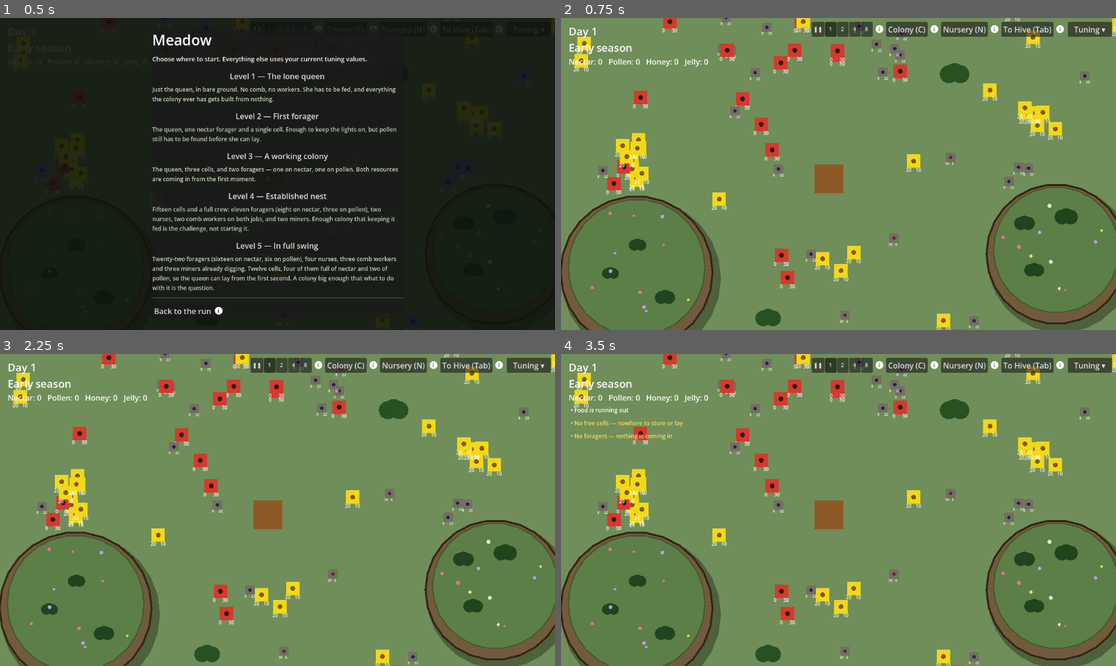
Above: before the commit, frames 1-4 (two rows, left to right).
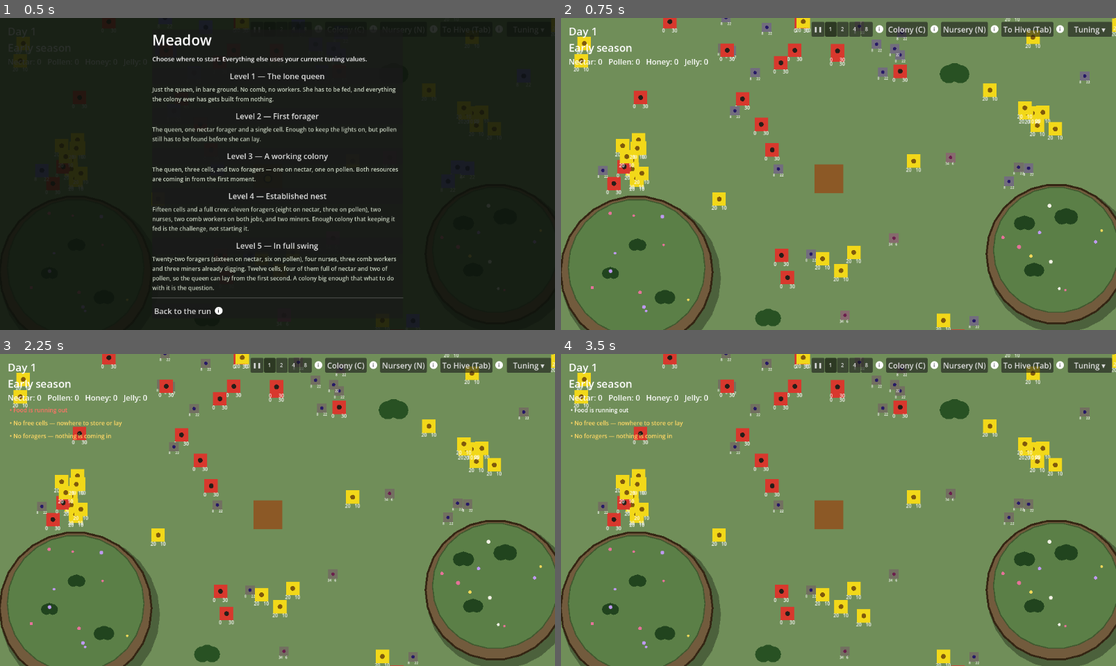
Above: after the commit, the same moments.

Repository: wonderburg7/meadow
Game: Godot game, scene res://scenes/Main.tscn
Same seed, same stepped clock (60 frames per second), same inputs: the game is played once before the commit and once after it.
Inputs:
- Up to frame 1 (0.5 s): no input
- Up to frame 2 (0.75 s): click "Level 1 — The lone queen" at 0.5 s
- Up to frame 3 (2.25 s): click "❚❚" at 1.25 s; click "1" at 2 s
- Up to frame 4 (3.5 s): click "• Food is running out" at 2.75 s

Frame 1 is identical in both runs. In frame 2, 0.6% of the frame differs, in the area x 6-96%, y 0-99%; in frame 3, 0.4%; in frame 4, 0.1%.
Error before the commit: Invalid access to property or key 'zoom' on a base object of type 'Nil'. (res://scripts/main.gd:397)
Error after the commit: Invalid access to property or key 'zoom' on a base object of type 'Nil'. (res://scripts/main.gd:402)

Commit message:
Draw six times a second, not sixty; add a frame rate readout
The intermittent choppiness was two separate things, and neither was in
the bees. It looked like the bees because they are the only moving part.

Every cell and every flower was redrawing itself every frame.
hive_cell.gd's _refresh rebuilds the cell's hexagon polygon, its outline
points and its label text, and it ran unconditionally from _process --
so a hive of a few hundred cells did a few hundred polygon rebuilds a
frame to draw a picture that changes about as fast as a person can read
it. flower.gd was reformatting two amount labels for each of 250
flowers, which is thirty thousand throwaway strings a second, and
computing season_strength twice per flower per frame. Both now redraw
six times a second with a random stagger, and not at all when their root
is hidden -- which means no comb drawing at all while you are out in the
meadow watching foragers. The simulation above is untouched: brood
develops, honey ripens and flowers recharge every frame regardless of
whether anyone is looking.

This is also why it got worse as a colony grew, and why it hit all the
bees at once: it was never per-bee.

Three whole-colony sweeps were landing on the same frame. main.gd's
signal refresh, season.gd's disease tick and rival_hive.gd's colony tick
all run once a second, and all started their timers at zero, so they
aligned. Each walks every bee or every cell. Together on one frame that
is a hitch; spread across the second it is nothing. They now start at a
random phase, as do the history and rate samplers.

Frame rate readout, since none of the above should be taken on trust.
Tuning panel, Interface section, starred like the colony window's stats
and appearing in the same top-right corner. Three numbers: the average,
the last frame in milliseconds, and the worst frame in the last half
second. The third is the one that matters -- a run averaging 60 with one
frame in twenty at 50ms feels choppy while the average looks fine, which
is exactly the failure this game has had twice now. Measured off the
wall clock, because the speed controls scale delta and pausing stops it.

source_checks gains is_visible_in_tree to its known built-ins; it was a
false positive, not a real undefined call.

Verified: source_checks clean over 28 scripts, balance_tests 12/12.

Diff:
--- a/scripts/debug_panel.gd
+++ b/scripts/debug_panel.gd
@@ -639,6 +639,11 @@
 		"tip": "How many in-game days a mark stays where a bee died, fading as it goes. A cluster of them out at the edge of the meadow tells you bees are running out of energy trying to work a patch that is too far away.",
 	},
 	{
+		"key": "fps", "label": "Frame rate", "star": true,
+		"category": "Interface",
+		"tip": "Show the frame rate in the top-right corner, alongside whatever else you have starred. Three numbers: the average, how long the last frame took in milliseconds, and the longest frame in the last second. The last one is the one that matters for smoothness -- a run that averages 60 but spikes to 50ms every so often will feel choppy, and only the worst-frame figure shows it.",
+	},
+	{
 		"key": "show_info_badges", "label": "Show info icons", "toggle": true,
 		"category": "Interface",
 		"tip": "Show the small round 'i' buttons next to controls. Turn them off once you know what everything does and the panels get a lot quieter. Takes effect immediately.",
@@ -723,6 +728,13 @@
 	for entry in TUNABLES:
 		if entry.get("category", "") != category:
 			continue
+		# star rows aren't settings at all -- they toggle whether
+		# something appears in the corner, which lives in
+		# Session.pinned_stats rather than in GameConfig or Session
+		# directly, so the guard below doesn't apply to them
+		if entry.get("star", false):
+			found.append(entry)
+			continue
 		# guard against a renamed setting leaving a dead row behind --
 		# that used to crash the panel on startup with a confusing error
 		if setting_get(entry.key) == null:
@@ -753,7 +765,9 @@
 	wrapper.add_child(body)
 
 	for entry in entries:
-		if entry.get("toggle", false):
+		if entry.get("star", false):
+			body.add_child(_make_star_row(entry))
+		elif entry.get("toggle", false):
 			body.add_child(_make_toggle_row(entry))
 		else:
 			body.add_child(_make_row(entry))
@@ -928,6 +942,44 @@
 	row.add_child(UI.info_badge(entry.tip))
 	return row
 
+## A row whose control is the same ★ / ☆ toggle the colony window uses,
+## pinning something into the corner readout rather than changing a
+## number. Kept identical to that one on purpose: a star means the same
+## thing wherever the player meets it.
+func _make_star_row(entry: Dictionary) -> Control:
+	var row := HBoxContainer.new()
+	row.add_theme_constant_override("separation", 3)
+
+	var key: String = entry.key
+	var star := Button.new()
+	star.toggle_mode = true
+	star.flat = true
+	star.focus_mode = Control.FOCUS_NONE
+	star.button_pressed = Session.pinned_stats.has(key)
+	star.text = "★" if star.button_pressed else "☆"
+	star.add_theme_font_size_override("font_size", 13)
+	star.tooltip_text = "Show this in the top-right corner."
+	star.toggled.connect(func(pressed: bool):
+		if pressed and not Session.pinned_stats.has(key):
+			Session.pinned_stats.append(key)
+		elif not pressed:
+			Session.pinned_stats.erase(key)
+		star.text = "★" if pressed else "☆"
+		# The corner has to be told: no number changed, so nothing else
+		# would prompt it to redraw.
+		for hud in get_tree().get_nodes_in_group("huds"):
+			if is_instance_valid(hud) and hud.has_method("pinned_stats_changed"):
+				hud.pinned_stats_changed()
+	)
+	row.add_child(star)
+
+	var label := Label.new()
+	label.text = entry.label
+	label.add_theme_font_size_override("font_size", 11)
+	row.add_child(label)
+	row.add_child(UI.info_badge(entry.tip))
+	return row
+
 func _adjust(entry: Dictionary, delta: float) -> void:
 	var new_value: float = setting_get(entry.key) + delta
 	new_value = max(new_value, entry.min)
--- a/scripts/flower.gd
+++ b/scripts/flower.gd
@@ -178,6 +178,13 @@
 			return i
 	return 0
 
+## As hive_cell.gd, and for the same reason: there are 250 of these and
+## the two amount labels were being reformatted sixty times a second
+## each, which is thirty thousand throwaway strings a second to show
+## numbers that tick over once or twice.
+const PRESENTATION_PER_SECOND := 6.0
+var presentation_timer: float = 0.0
+
 func _process(delta: float) -> void:
 	# Out of season a plant produces nothing; at the edges of its window
 	# it produces a little. The plant stays where it is either way --
@@ -197,7 +204,18 @@
 		queue_free()
 		return
 
-	_update_fade()
+	# Everything above runs every frame: a flower recharges and ages at
+	# the same rate whether it is on screen or not. Only the drawing
+	# below is throttled.
+	if not is_visible_in_tree():
+		return
+	presentation_timer -= delta
+	if presentation_timer > 0.0:
+		return
+	presentation_timer = (1.0 / PRESENTATION_PER_SECOND) * randf_range(0.85, 1.15)
+	# `strength` is passed in rather than asked for again -- it was being
+	# computed twice per flower per frame.
+	_update_fade(strength)
 	_update_labels()
 
 ## Where we are in the year, 0 to 1. Winter is not part of the season:
@@ -294,13 +312,13 @@
 ## because `modulate` cascades to child nodes and was dragging the
 ## amount labels down to 35% alpha exactly when you most want to read
 ## them (a nearly empty flower).
-func _update_fade() -> void:
+func _update_fade(strength: float) -> void:
 	var fullness: float = (nectar_amount + pollen_amount) / max(0.001, nectar_capacity + pollen_capacity)
 	color.a = lerp(0.35, 1.0, fullness)
 	# Out of season a plant is drawn greyed and small, so a patch that has
 	# gone over is obvious from the air rather than something you only
 	# discover by sending foragers to it.
-	if season_strength() <= 0.0:
+	if strength <= 0.0:
 		color = color.lerp(Color(0.45, 0.44, 0.38, color.a), 0.75)
 		scale = Vector2(0.7, 0.7)
 	else:
--- a/scripts/hive_cell.gd
+++ b/scripts/hive_cell.gd
@@ -296,6 +296,23 @@
 		line.add_point(p)
 	line.add_point(pts[0])   # close the loop
 
+## How often a cell redraws itself. Six times a second, not sixty.
+##
+## _refresh rebuilds this cell's hexagon polygon, its outline points and
+## its label text. That was running for every cell every frame, so a
+## grown hive was doing several hundred polygon rebuilds a frame to draw
+## a picture that changes about as fast as a person can read it. It is
+## also the reason the choppiness got worse as a colony grew.
+##
+## Presentation only, and skipped entirely when the comb is not on
+## screen. Everything above this line -- brood developing, honey
+## ripening, the fanned and tended flags the workers re-assert -- runs
+## every frame regardless of whether anyone is looking, which is the
+## rule this project keeps: culling may skip presentation, never
+## simulation.
+const REFRESHES_PER_SECOND := 6.0
+var refresh_timer: float = 0.0
+
 func _process(delta: float) -> void:
 	if content_type == "brood":
 		_develop_brood(delta)
@@ -303,6 +320,18 @@
 		if being_fanned:
 			ripen_progress = min(ripen_progress + delta, GameConfig.honey_ripen_time)
 		being_fanned = false   # honey makers re-assert this each frame
+
+	# `is_visible_in_tree` covers the view switch for free: main.gd hides
+	# whichever root is not being looked at, so this is false for every
+	# cell in the hive while the player is out in the meadow.
+	if not is_visible_in_tree():
+		return
+	refresh_timer -= delta
+	if refresh_timer > 0.0:
+		return
+	# Staggered, so a hive's worth of cells doesn't all redraw on the
+	# same frame and produce the hitch this was meant to remove.
+	refresh_timer = (1.0 / REFRESHES_PER_SECOND) * randf_range(0.85, 1.15)
 	_refresh()
 
 ## A larva burns through whatever its last feed bought it and then simply
--- a/scripts/hud.gd
+++ b/scripts/hud.gd
@@ -149,7 +149,7 @@
 var corner_column: VBoxContainer
 var corner_texts: Dictionary = {
 	"day": "", "stores": "", "population": "", "comb": "",
-	"energy": "", "rates": "", "winter": "",
+	"energy": "", "rates": "", "winter": "", "fps": "",
 	"nursery_zone": "", "nursery_mix": "", "nursery_output": "",
 }
 ## Order the starred readouts appear in. Covers both the colony window's
@@ -157,11 +157,13 @@
 ## corner and the order they appear in shouldn't depend on which window
 ## the player happened to star them from.
 const CORNER_ORDER := [
+	"fps",
 	"day", "winter", "stores", "population", "comb", "energy", "rates",
 	"nursery_zone", "nursery_mix", "nursery_output",
 ]
 ## Font size per readout -- the day is the headline, the rest is detail.
 const CORNER_SIZES := {
+	"fps": 12,
 	"day": 22, "winter": 15, "stores": 16, "population": 13, "comb": 12,
 	"energy": 13, "rates": 12,
 	"nursery_zone": 12, "nursery_mix": 12, "nursery_output": 12,
@@ -223,6 +225,10 @@
 func _ready() -> void:
 	process_mode = PROCESS_MODE_ALWAYS
 	layer = 9
+	# So the tuning panel can find the corner readout to refresh it when
+	# a star is toggled, without either script holding a reference to the
+	# other.
+	add_to_group("huds")
 
 	# The controls used to be printed here permanently. They now live in
 	# the Tuning panel's Interface section, which keeps the corner of the
@@ -1080,6 +1086,16 @@
 	]
 	_refresh_corner()
 
+## The frame rate readout. Three numbers rather than one, because they
+## answer different questions: the average tells you whether the game is
+## fast enough, the current frame time tells you what that average is
+## made of, and the worst frame in the last second is the one you
+## actually felt. Smooth play with an occasional 60ms frame reads as
+## choppy while the average still says 60.
+func update_fps(average: int, frame_ms: float, worst_ms: float) -> void:
+	corner_texts["fps"] = "%d fps   %.1f ms   worst %.0f ms" % [average, frame_ms, worst_ms]
+	_refresh_corner()
+
 ## `lines` is an array of [text, severity] pairs from main.gd.
 func update_signals(lines: Array) -> void:
 	shown_signals = lines
--- a/scripts/main.gd
+++ b/scripts/main.gd
@@ -124,7 +124,7 @@
 ## Samples of the stores and the population for the colony window's
 ## history plot.
 var history_samples: Array = []
-var history_timer: float = 0.0
+var history_timer: float = randf()
 
 ## Built once when the meadow is laid out. Bees consult this constantly
 ## for steering, and a scene-tree group query per bee per frame was the
@@ -156,8 +156,13 @@
 ## Sim time the low-energy warning was last shown, so it can't nag. -INF
 ## means it hasn't been shown at all yet this run.
 var last_energy_warning: float = -INF
-var warning_check_timer: float = 5.0
-var signal_timer: float = 1.0
+var warning_check_timer: float = 5.0 + randf()
+## The periodic sweeps below are each given a random starting phase.
+## Every one of them walks the whole colony or the whole comb, and when
+## their timers align they all land on one frame, which reads as an
+## intermittent stutter rather than as a slower game. Spread out, the
+## same work costs the same and no single frame carries it all.
+var signal_timer: float = randf()
 
 var in_hive_view: bool = false
 var selected_bees: Array = []
@@ -179,7 +184,7 @@
 ## change across the whole window divided by its length, which is
 ## steadier than reading the last 10s alone.
 var rate_samples: Array = []
-var rate_sample_timer: float = 10.0
+var rate_sample_timer: float = 10.0 + randf() * 2.0
 var cluster_centers: Dictionary = {}   # species name -> Array[Vector2]
 var panning: bool = false          # middle mouse button held
 var pan_anchor: Vector2 = Vector2.ZERO
@@ -839,6 +844,7 @@
 # --- per-frame ----------------------------------------------------
 
 func _process(delta: float) -> void:
+	_sample_fps()
 	_handle_pan(delta)
 	selection_layer.queue_redraw()
 	_apply_scenery_setting()
@@ -862,6 +868,45 @@
 			_sample_rates()
 
 	_prune_selection()
+
+# --- the frame rate readout ----------------------------------------
+## Measured off the wall clock rather than off `delta`.
+##
+## `delta` is the wrong source here for two reasons: the speed controls
+## work by changing `Engine.time_scale`, which scales it, and pausing
+## stops it entirely. Either would make the reading lie at exactly the
+## moment you were trying to use it.
+##
+## Three numbers are reported, because they answer different questions.
+## The average says whether the game is fast enough. The last frame time
+## says what that average is made of. The worst frame in the window is
+## the one you actually felt: a run that averages 60fps but spends one
+## frame in twenty at 50ms reads as choppy while the average still looks
+## fine, and that is precisely the failure this game has had.
+var fps_last_usec: int = 0
+var fps_worst_ms: float = 0.0
+var fps_window_start_usec: int = 0
+const FPS_WINDOW_USEC := 500000   # report twice a second
+
+func _sample_fps() -> void:
+	var now: int = Time.get_ticks_usec()
+	if fps_last_usec == 0:
+		fps_last_usec = now
+		fps_window_start_usec = now
+		return
+	var frame_ms: float = float(now - fps_last_usec) / 1000.0
+	fps_last_usec = now
+	fps_worst_ms = max(fps_worst_ms, frame_ms)
+
+	if now - fps_window_start_usec < FPS_WINDOW_USEC:
+		return
+	fps_window_start_usec = now
+	# Sampling costs a subtraction whether or not anyone is looking;
+	# rebuilding the corner does not, so that part is skipped unless the
+	# readout is actually starred.
+	if Session.pinned_stats.has("fps"):
+		hud.update_fps(Engine.get_frames_per_second(), frame_ms, fps_worst_ms)
+	fps_worst_ms = 0.0
 
 ## Flowers wither on their own; this quietly seeds replacements so the
 ## meadow stays about as full as `flower_count` without every gap
--- a/scripts/rival_hive.gd
+++ b/scripts/rival_hive.gd
@@ -46,7 +46,9 @@
 ## Sim seconds since the last tick. The whole colony updates once a
 ## second rather than every frame -- nothing here changes fast enough
 ## for that to be visible, and it keeps the cost flat.
-var tick_timer: float = 0.0
+## Random phase, so this doesn't land on the same frame as season.gd's
+## tick. See the note there.
+var tick_timer: float = randf()
 
 ## The drawn foragers: each just a position, a target flower and a
 ## direction of travel. No state machine, no energy, no pathfinding.
--- a/scripts/season.gd
+++ b/scripts/season.gd
@@ -22,7 +22,11 @@
 ## with sheer crowding, falls on its own once the cause is dealt with.
 var disease: float = 0.0
 
-var tick_timer: float = 0.0
+## Started at a random point in its second so this tick, the rival
+## colony's tick and main.gd's signal refresh don't all land on the same
+## frame. Three separate whole-colony sweeps arriving together is a
+## visible hitch; spread out, none of them is.
+var tick_timer: float = randf()
 ## Bees alive when winter began, so the loss can be reported at the end.
 var bees_at_winter_start: int = 0
 
Not shown, changed: tests/source_checks.py
